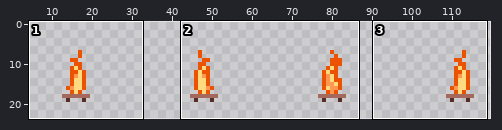
Two states of a sprite sheet, SkeletonSlayerUnity/Assets/ASSETS_ROOT/assets/basic-torch/basic-torch.png. Above: a wide view before the commit, with the close-up outlined.
Close-up. Before the commit:
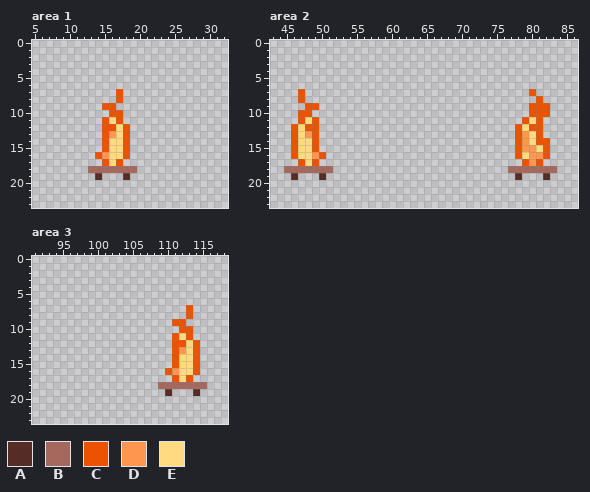
The file is 128x32 pixels. Shown: area 1: x 5..32, y 0..23; area 2: x 43..86, y 0..23; area 3: x 91..118, y 0..23. The wide view leaves out empty margins.
Palette (. is transparent): A #562d26  B #a4685d  C #ec5300  D #ff9750  E #ffda80
Pixels before, area 1, first column x 13:
 7 ....C..
 8 ....C..
 9 ..CC...
10 ...CC..
11 ..CEC..
12 ..CCEC.
13 ..CDEC.
14 ..CEEC.
15 ..CEEC.
16 .CDEEC.
17 ..CEC..
18 BBBBBBB
19 .A...A.
Pixels before, area 2, first column x 45:
 7 ..C................................C...
 8 ..C.................................C..
 9 ...CC..............................CCC.
10 ..CC...............................CCC.
11 ..CEC.............................CEC..
12 .CECC............................CECC..
13 .CEDC............................CDEC..
14 .CEEC............................CDECC.
15 .CEEC............................CDDEC.
16 .CEEDC...........................CEDDC.
17 ..CEC.............................CDC..
18 BBBBBBB.........................BBBBBBB
19 .A...A...........................A...A.
Pixels before, area 3, first column x 109:
 7 ....C..
 8 ....C..
 9 ..CC...
10 ...CC..
11 ..CEC..
12 ..CCEC.
13 ..CDEC.
14 ..CEEC.
15 ..CEEC.
16 .CDEEC.
17 ..CEC..
18 BBBBBBB
19 .A...A.
The result:
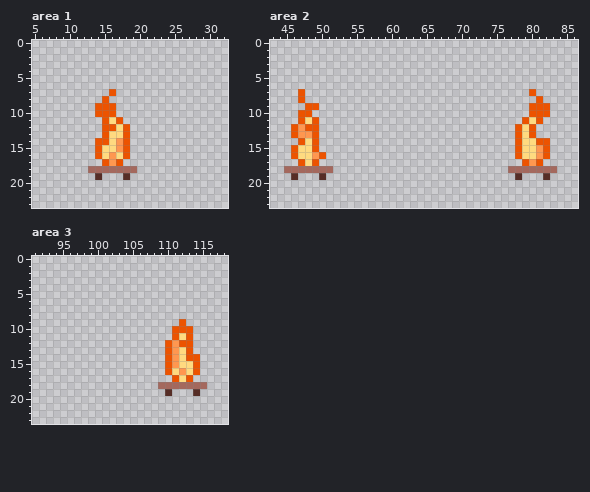
Diff:
Area 1:
There is now colour C in row 7 at x 16; in row 8 at x 15; in row 9 at x 14; in row 10 at x 14 to 15; in rows 14 to 15 at x 14.
The edit turns colour E into colour D in rows 14 to 15 at x 17; in rows 16 to 17 at x 16.
The edit turns colour C into colour E in row 15 at x 15.
The edit turns colour D into colour E in row 13 at x 16; in row 16 at x 15.
The author cleared colour C in rows 7 to 8 at x 17; in row 10 at x 17.
Area 2:
The edit turns colour E into colour C in row 13 at x 80; in row 14 at x 47.
The edit turns colour E into colour D in rows 12 to 13 at x 47; in row 15 at x 81.
The edit turns colour D into colour E in rows 13 to 14 at x 79; in row 15 at x 79 to 80; in row 16 at x 80.
The author cleared colour C in rows 12 to 13 at x 81; in row 14 at x 46.
Area 3:
There is now colour C in row 10 at x 111; in rows 12 to 15 at x 110.
The edit turns colour E into colour C in rows 12 to 14 at x 113.
The edit turns colour C into colour D in rows 12 to 15 at x 111.
The edit turns colour E into colour D in row 16 at x 112.
The edit turns colour D into colour E in row 13 at x 112; in row 16 at x 111.
The author cleared colour C in rows 7 to 8 at x 113; in row 9 at x 111; in rows 12 to 13 at x 114.
Where, in picture pixels (left, top, right, bottom), the same in both close-ups:
changed: (95, 89, 123, 166)
changed: (291, 124, 305, 145)
changed: (522, 124, 543, 159)
changed: (165, 305, 200, 375)
